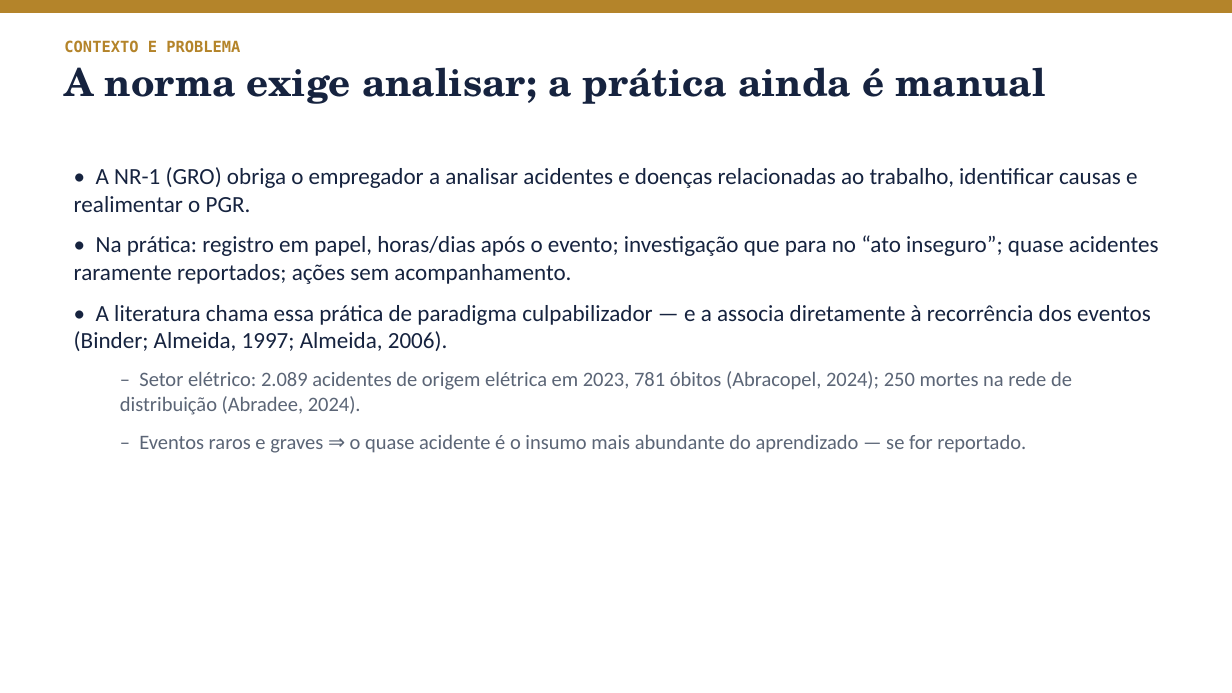
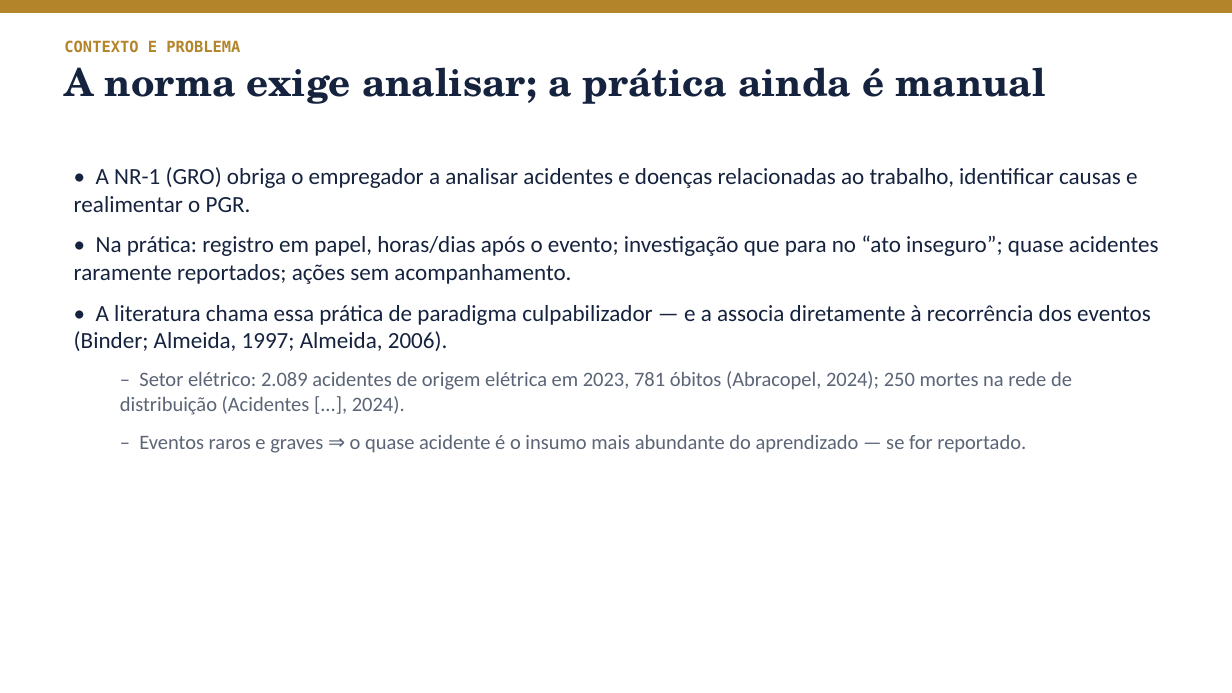
Before and after one commit to rodrigozambon20-del/TCCENGENHARIASEGURAN-A, a slide deck: slide 2 of docs/tcc/apresentacao/Apresentacao_Banca_Psike.pptx. Drawn at 1232x693 pixels with LibreOffice and Linux fonts; fonts in the diff are those of the drawing. Boxes give left, top, right and bottom in pixels: in the first picture for what was removed or moved away, otherwise in the second. Text is boxed around its words. In the diff, an @@ line names an element or a change of style, - is before the commit and + after.

```diff
--- a/docs/tcc/apresentacao/Apresentacao_Banca_Psike.pptx
+++ b/docs/tcc/apresentacao/Apresentacao_Banca_Psike.pptx
@@ text at bbox=[120, 371, 1072, 415]: text changed @@
-  – Setor elétrico: 2.089 acidentes de origem elétrica em 2023, 781 óbitos (Abracopel, 2024); 250 mortes na rede de distribuição (Abradee, 2024).
+  – Setor elétrico: 2.089 acidentes de origem elétrica em 2023, 781 óbitos (Abracopel, 2024); 250 mortes na rede de distribuição (Acidentes [...], 2024).
```
Also in this commit, not shown: 5 other files.
